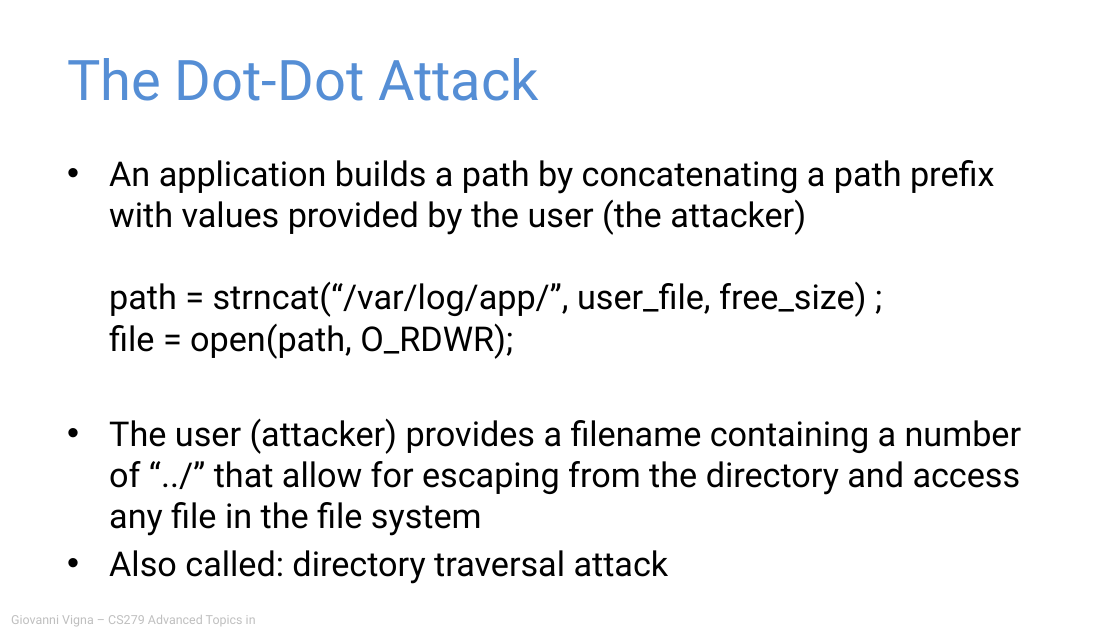
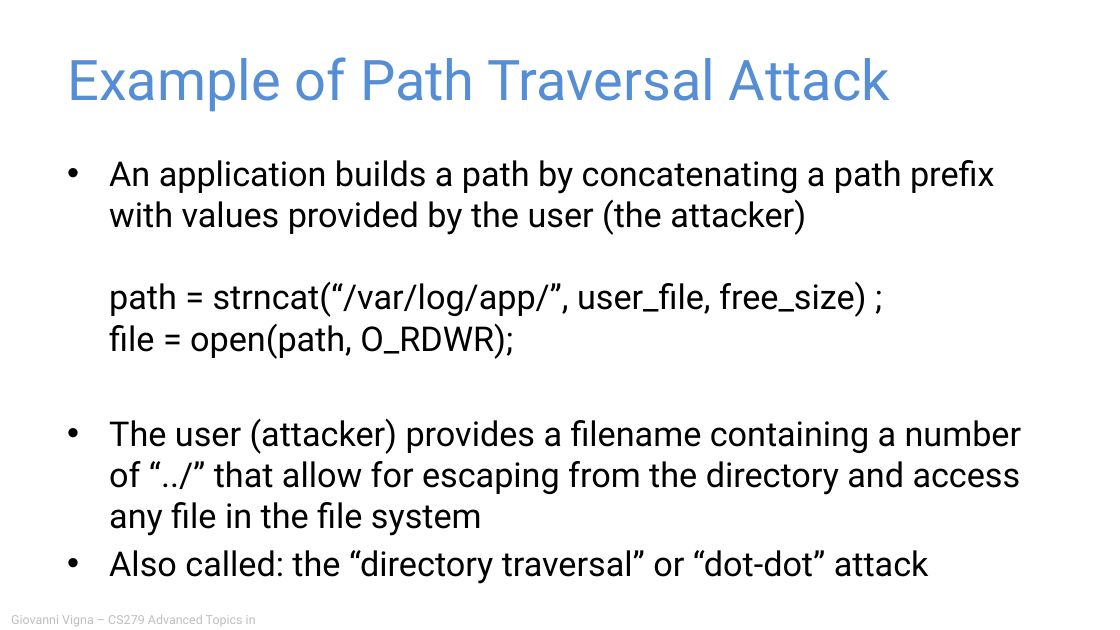
Before and after one commit to giovannivigna/CS279-Fall2024, a slide deck: slide 30 of materials/05_Vulnerability_Patterns/Application Security.pptx (slide 29 before the commit). Drawn at 1120x630 pixels with LibreOffice and Linux fonts; fonts in the diff are those of the drawing. Boxes give left, top, right and bottom in pixels: in the first picture for what was removed or moved away, otherwise in the second. Text is boxed around its words. In the diff, an @@ line names an element or a change of style, - is before the commit and + after.

```diff
--- a/materials/05_Vulnerability_Patterns/Application Security.pptx
+++ b/materials/05_Vulnerability_Patterns/Application Security.pptx
@@ title at (67,57,890,112): text changed @@
-The Dot-Dot Attack
+Example of Path Traversal Attack
@@ text at (109,550,929,584): text changed @@
-• Also called: directory traversal attack
+• Also called: the “directory traversal” or “dot-dot” attack
```
Also in this commit, not shown: 21 other slides changed, 8 slides added, 7 slides removed, 1 other file.
